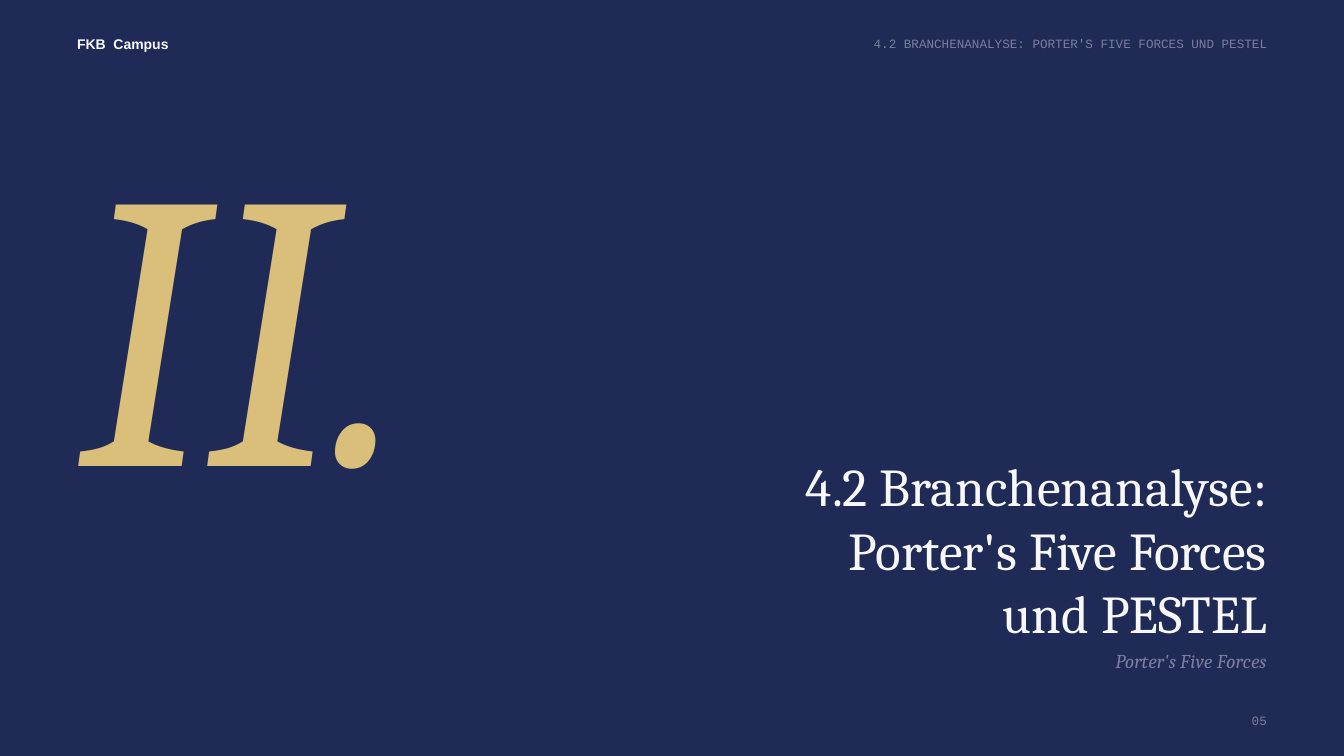
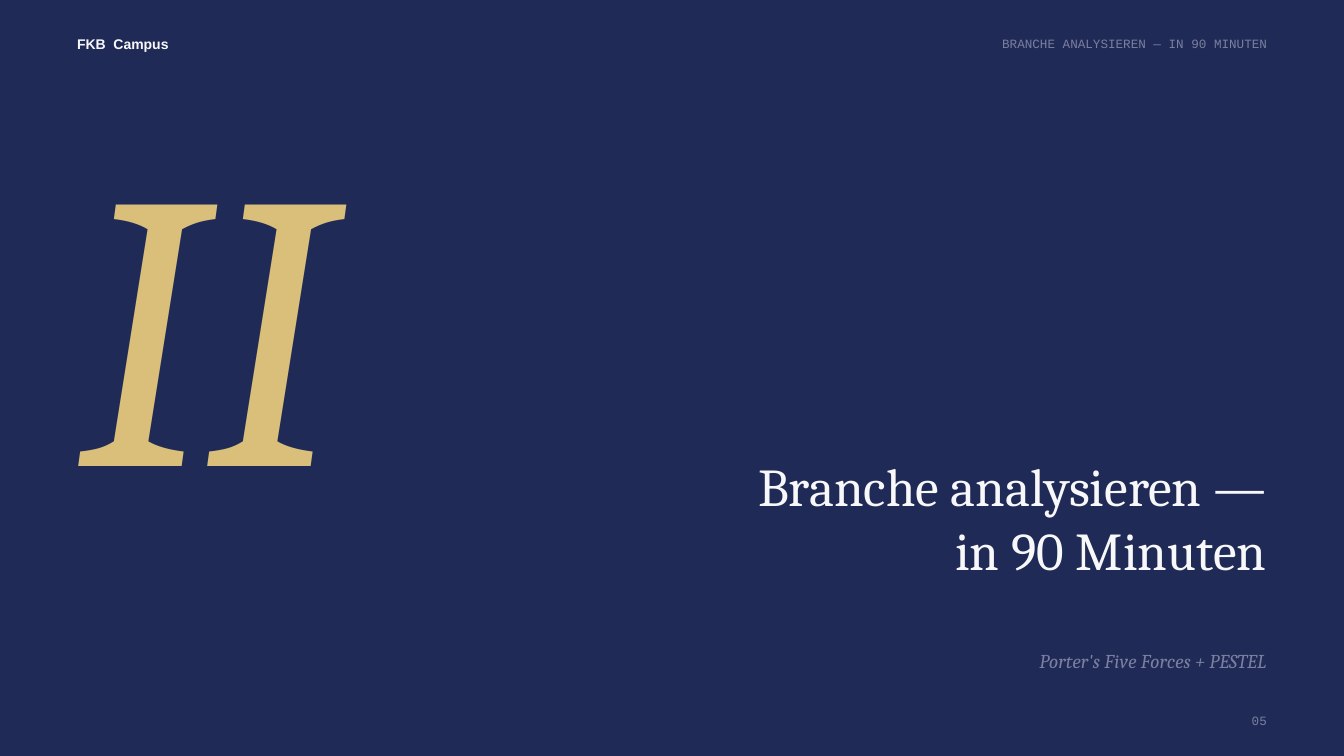
Before and after one commit to ck5rqc47pr-byte/firmenkundenakademie-online, a slide deck: slide 5 of public/downloads/praesentation/M09.pptx. Drawn at 1344x756 pixels with LibreOffice and Linux fonts; fonts in the diff are those of the drawing. Boxes give left, top, right and bottom in pixels: in the first picture for what was removed or moved away, otherwise in the second. Text is boxed around its words. In the diff, an @@ line names an element or a change of style, - is before the commit and + after.

```diff
--- a/public/downloads/praesentation/M09.pptx
+++ b/public/downloads/praesentation/M09.pptx
@@ text at (1002, 40, 1267, 48): text changed @@
-4.2 BRANCHENANALYSE: PORTER'S FIVE FORCES UND PESTEL
+BRANCHE ANALYSIEREN — IN 90 MINUTEN
@@ text at (77, 204, 336, 466): text changed @@
-II.
+II
@@ text at (758, 469, 1267, 571): text changed @@
-4.2 Branchenanalyse: Porter's Five Forces und PESTEL
+Branche analysieren — in 90 Minuten
@@ text at (1039, 655, 1266, 668): text changed @@
-Porter's Five Forces
+Porter's Five Forces + PESTEL
```
Also in this commit, not shown: 2 other slides changed, 7 slides added, 29 slides removed, 42 other files.
